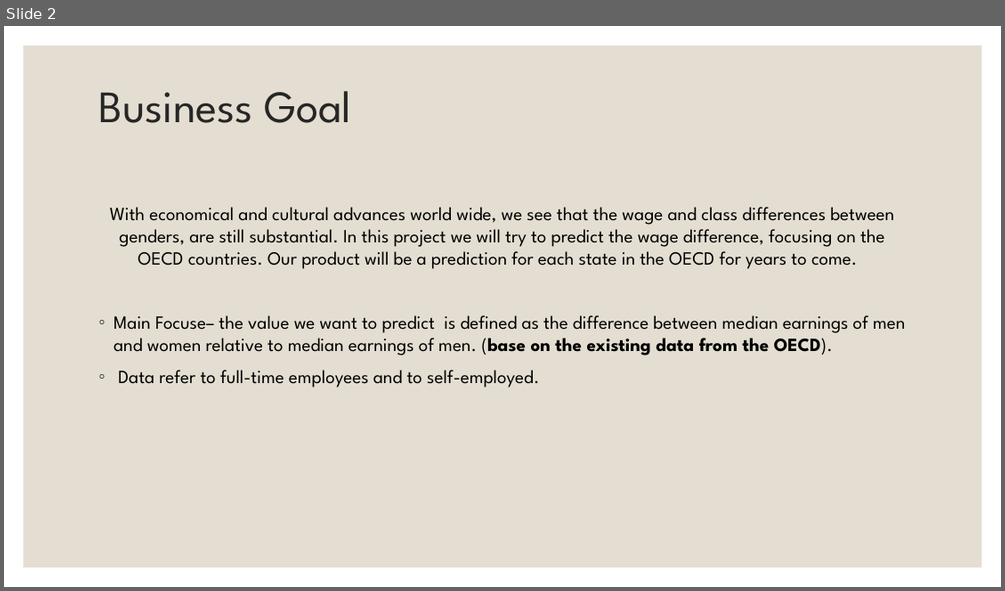
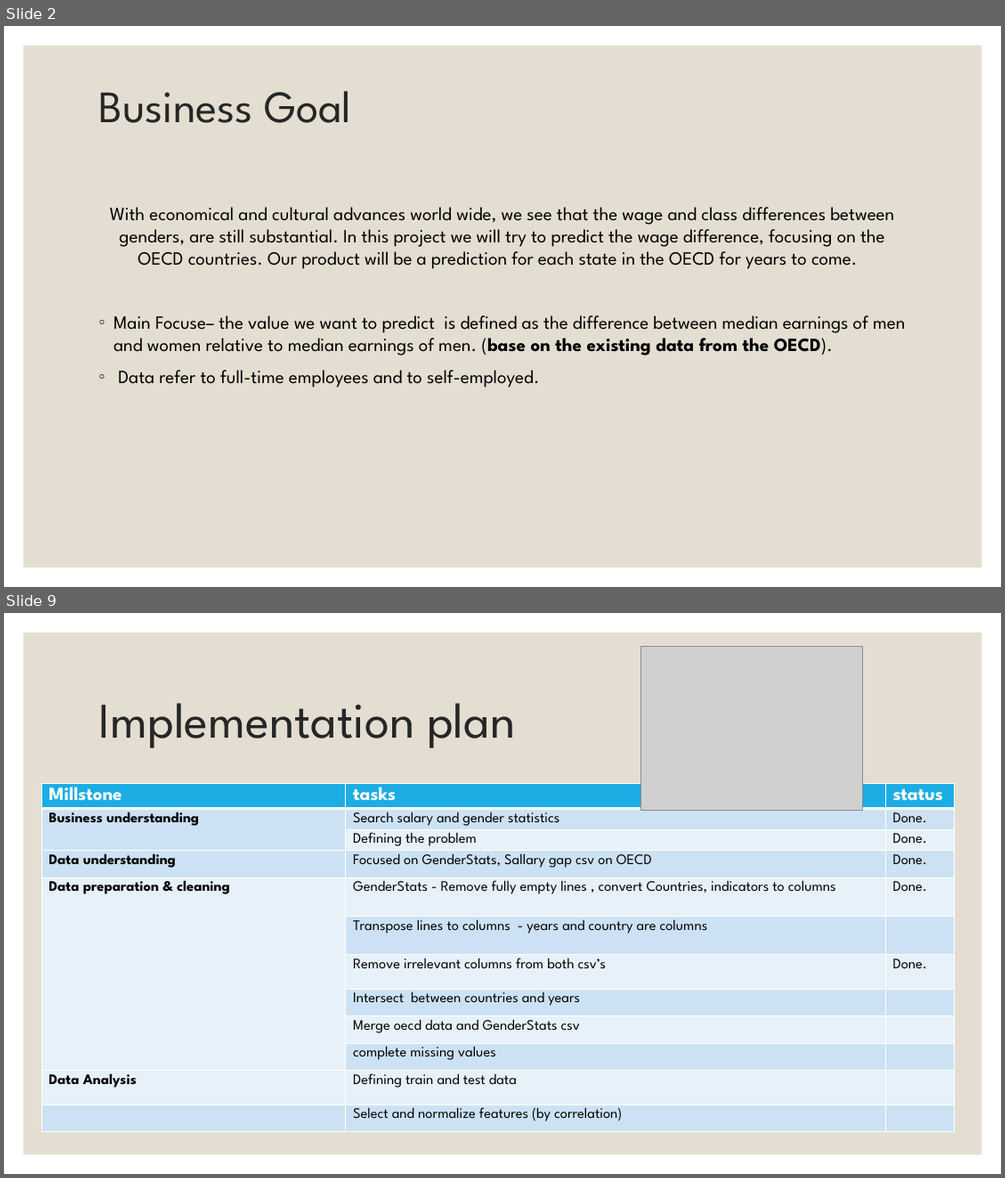
Before and after one commit to EylonSaadon/DataScienceWorkShop, a slide deck: Sallary gap predictionfrom Project Demo.pptx. Shown one above the other, each under a label of ours: slide 2 before the commit, slides 2 and 9 after it; the slides between them are not shown. The pictures are 1005x591 and 1005x1178 pixels, drawn with LibreOffice and Linux fonts; fonts in the diff are those of the drawing; grey boxes stand for pictures. Boxes give left, top, right and bottom in pixels: in the first picture for what was removed or moved away, otherwise in the second. Text is boxed around its words. In the diff, an @@ line names an element or a change of style, - is before the commit and + after.

```diff
--- a/Sallary gap predictionfrom Project Demo.pptx
+++ b/Sallary gap predictionfrom Project Demo.pptx
@@ slide 9 added at [4,613,1001,1174], background #FFFFFF; not listed: 1 template element that a slide beside it also shows @@
@@ picture added at [640,646,863,810] @@
@@ title added at [98,703,515,748], 48 pt, text #262626 @@
+Implementation plan
@@ table added at [41,784,955,1165], 12 rows, 3 columns @@
+Millstone | tasks | status
+Business understanding | Search salary and gender statistics | Done.
+ | Defining the problem | Done.
+Data understanding | Focused on GenderStats, Sallary gap csv on OECD | Done.
+Data preparation & cleaning | GenderStats - Remove fully empty lines , convert Countries, indicators to columns | Done.
+ | Transpose lines to columns - years and country are columns | 
+ | Remove irrelevant columns from both csv’s | Done.
+ | Intersect between countries and years | 
+ | Merge oecd data and GenderStats csv | 
+ | complete missing values | 
+Data Analysis | Defining train and test data | 
+ | Select and normalize features (by correlation) | 
```
Also in this commit, not shown: 6 slides changed, 1 slide removed.
